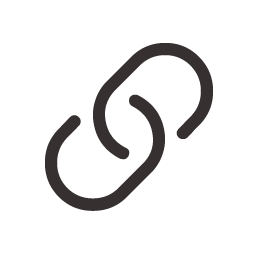
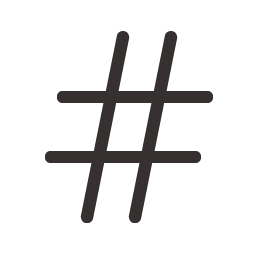
Before/after of a 256 x 256 layered artwork. What changed in the layer stack:
added group "hashtag" with 1 layers above "link" over [45, 31, 214, 223]
added layer "2" in group "hashtag" over [45, 31, 214, 223]
hid group "link" (1 layers) over [45, 43, 214, 211]
